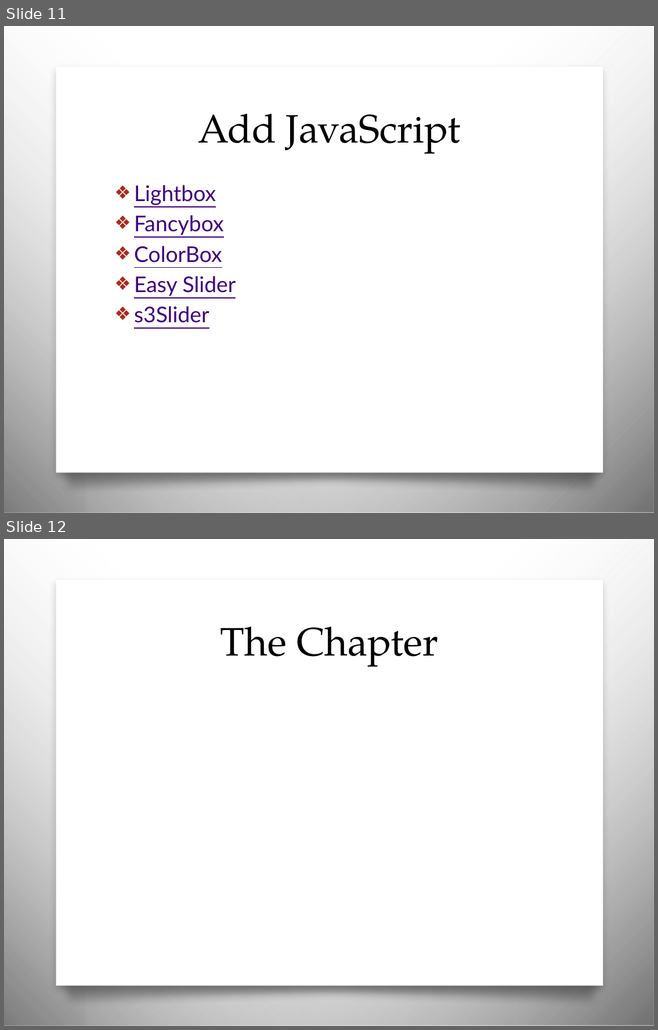
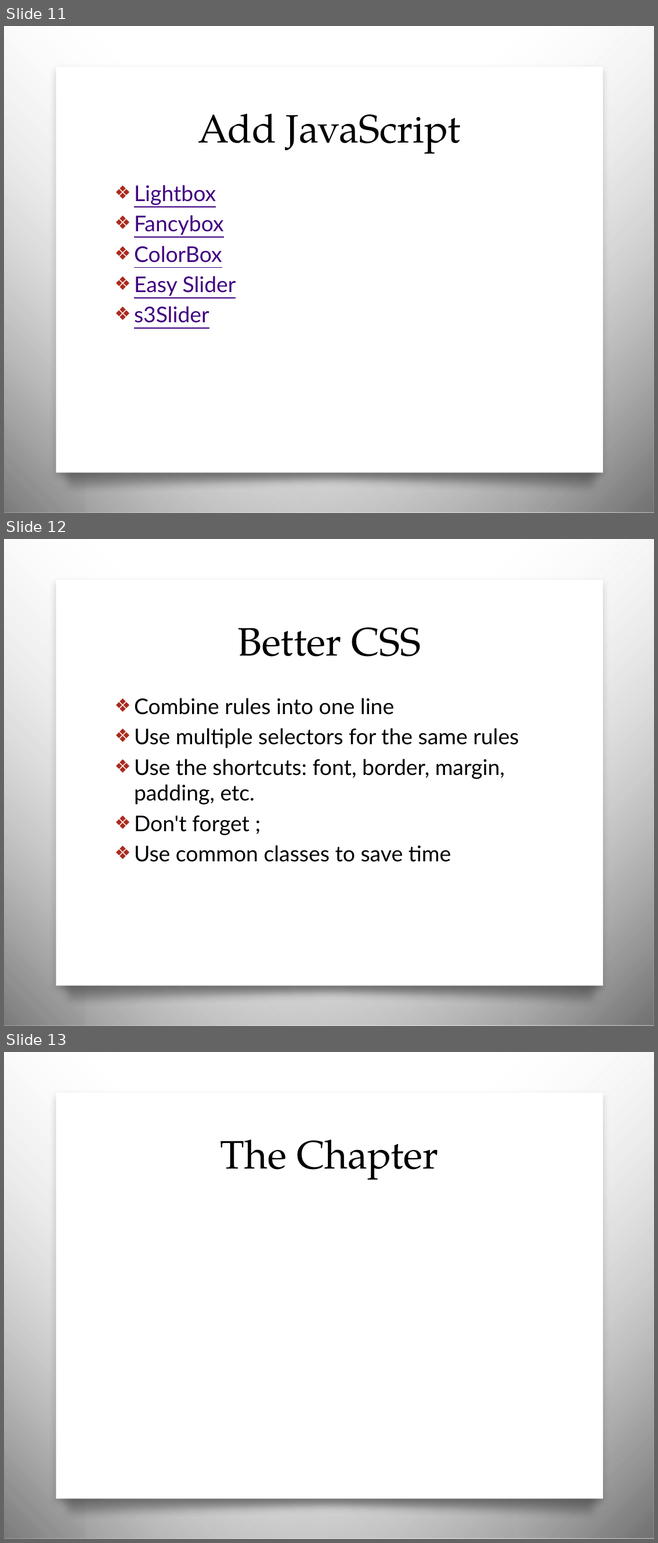
Before and after one commit to awayken/USF-ART329, a slide deck: slides/classseven/slides.pptx. Shown one above the other, each under a label of ours: slides 11 and 12 before the commit, slides 11, 12 and 13 after it. The pictures are 658x1030 and 658x1543 pixels, drawn with LibreOffice and Linux fonts; fonts in the diff are those of the drawing; background and template pictures are left out. Boxes give left, top, right and bottom in pixels: in the first picture for what was removed or moved away, otherwise in the second. Text is boxed around its words. In the diff, an @@ line names an element or a change of style, - is before the commit and + after.

Commit message:
Class tweaks, and update from validator check.

```diff
--- a/slides/classseven/slides.pptx
+++ b/slides/classseven/slides.pptx
@@ slide 12 added at box(4, 539, 654, 1026), background picture (left out); not listed: 4 template elements that a slide beside it also shows @@
@@ title added at box(237, 627, 420, 657), 44 pt, text #000000 @@
+Better CSS
@@ text added at box(134, 698, 518, 862), 24 pt, text #000000 @@
+❖ Combine rules into one line
+❖ Use multiple selectors for the same rules
+❖ Use the shortcuts: font, border, margin, padding, etc.
+❖ Don't forget ;
+❖ Use common classes to save time
@@ what was slide 12 is now slide 13 @@
```
Also in this commit, not shown: 2 slides changed, 1 other file.
